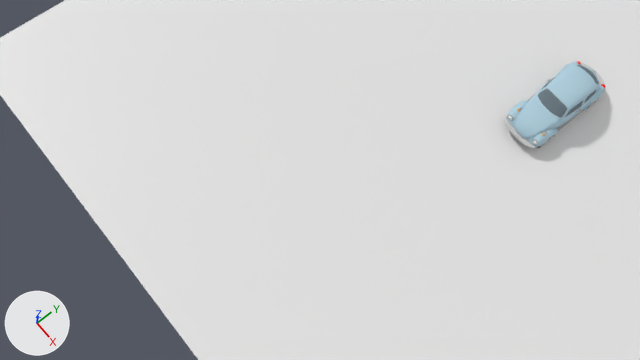
An edit to the Blender file blender/scene.blend, drawn before and after from the same camera.
Camera for both pictures: the file's camera 'Camera'. The axes (+X, +Y, +Z) are drawn at lower left. The lights are the same throughout.

In view in the first picture: 'Plane', 'VW Coccinelle'.
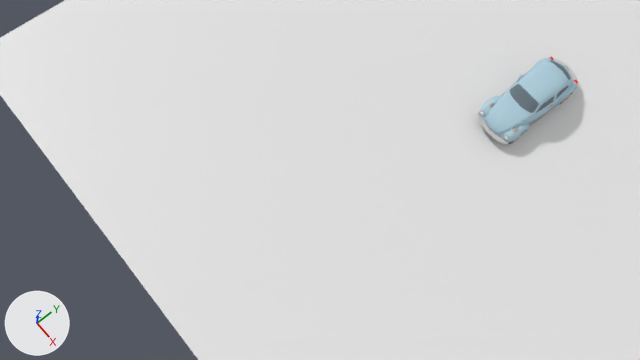
Pixel boxes (x1, y1, x2, y2) of what changed, in the pictures (640 x 360 px):
```json
{"object": "VW Coccinelle", "change": "moved", "before": [504, 61, 606, 149], "after": [477, 57, 578, 144]}
```

Edits to the scene script, one JSON object a line:
```json
{"op": "set", "path": "ob_vw_coccinelle.location", "old": "(1.52, 1.37, 2.02)", "new": "(0.0, 0.0, 2.02)"}
```
